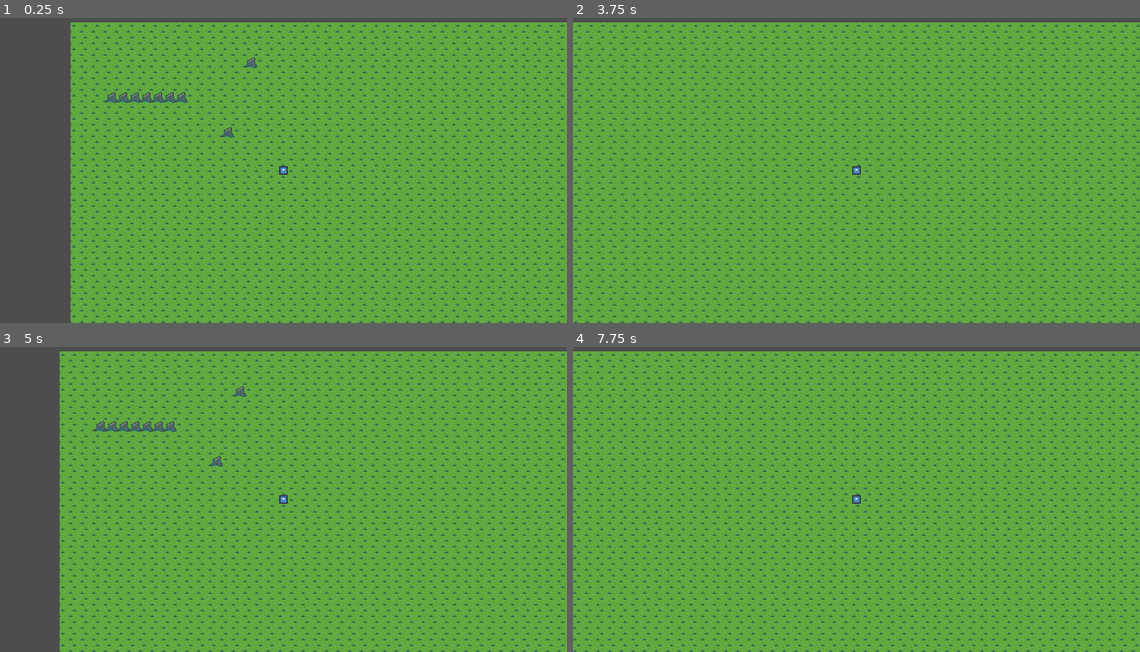
Above: before the commit, frames 1-4 (two rows, left to right).
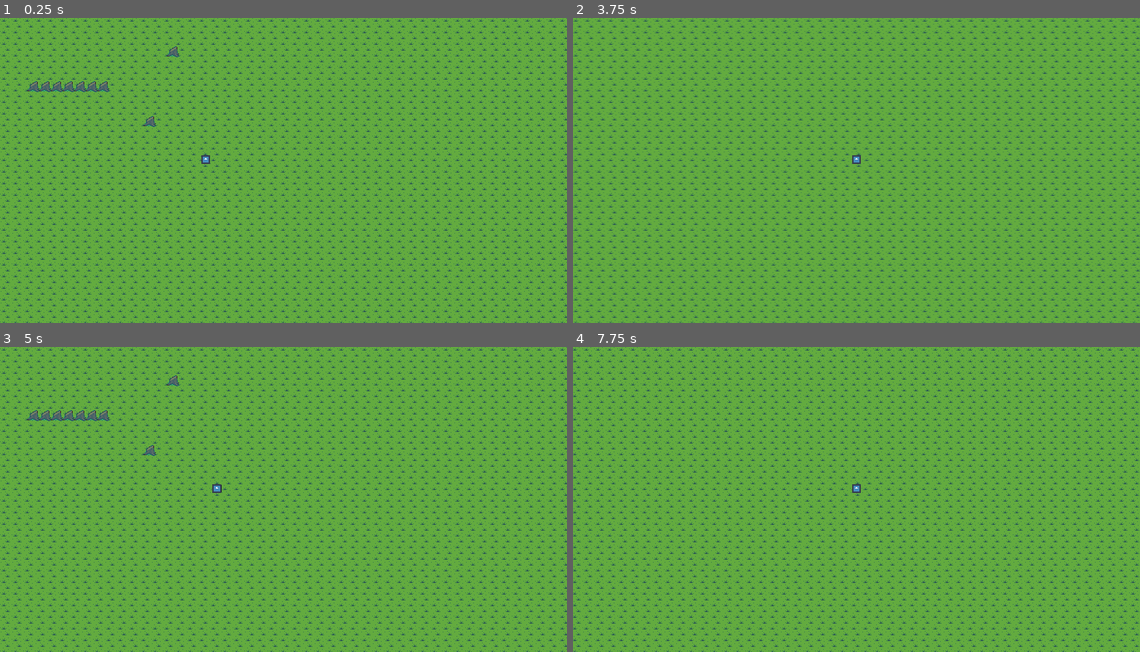
Above: after the commit, the same moments.

Repository: Sopheruss/ForestOfWonders_KikisAdventure
Game: Godot game, scene res://main.tscn
Same seed, same stepped clock (60 frames per second), same inputs: the game is played once before the commit and once after it. The engine's default icon, where the game draws it, is replaced by a stand-in: a white triangle on a blue panel in a dark square.
Inputs:
- Up to frame 1 (0.25 s): no input
- Up to frame 2 (3.75 s): tap Enter at 0.5 s; hold D (right) 0.53-1.28 s; hold S (down) 1.28-2.03 s; hold D (right) 2.03-2.78 s; hold W (up) 2.78-3.53 s; hold A (left) from 3.53 s (still down)
- Up to frame 3 (5 s): keep holding A (left)
- Up to frame 4 (7.75 s): release A (left) at 5.03 s; hold S (down) 5.03-5.78 s; hold D (right) 5.78-6.53 s; hold W (up) 6.53-7.28 s; hold D (right) from 7.28 s (still down)

The runs differ from the first frame. In frame 1, 34% of the frame differs, in the area x 0-100%, y 0-100%; in frame 2, 10%; in frame 3, 33%; in frame 4, 22%.

Commit message:
Limits für Kamera gesetzt
Kamera bewegt sich am Rand nicht mehr weiter. Spieler bewegt sich noch weiter.
TODO: Collision Shape einfügen für Rand der Map.
NOTE: Größe muss angepasst werden, bei anderer Map. Dabei muss ein bisschen Rand von der Map überstehen. Muss bei Map Erstellung bedacht werden.

Diff:
--- a/player.tscn
+++ b/player.tscn
@@ -32,3 +32,8 @@
 shape = SubResource("CapsuleShape2D_yittf")
 
 [node name="Camera2D" type="Camera2D" parent="."]
+limit_left = 10
+limit_top = 10
+limit_right = 1900
+limit_bottom = 1070
+editor_draw_limits = true
--- a/project.godot
+++ b/project.godot
@@ -22,6 +22,10 @@
 window/size/viewport_height=420
 window/stretch/mode="canvas_items"
 
+[dotnet]
+
+project/assembly_name="Eids2024"
+
 [input]
 
 up={
